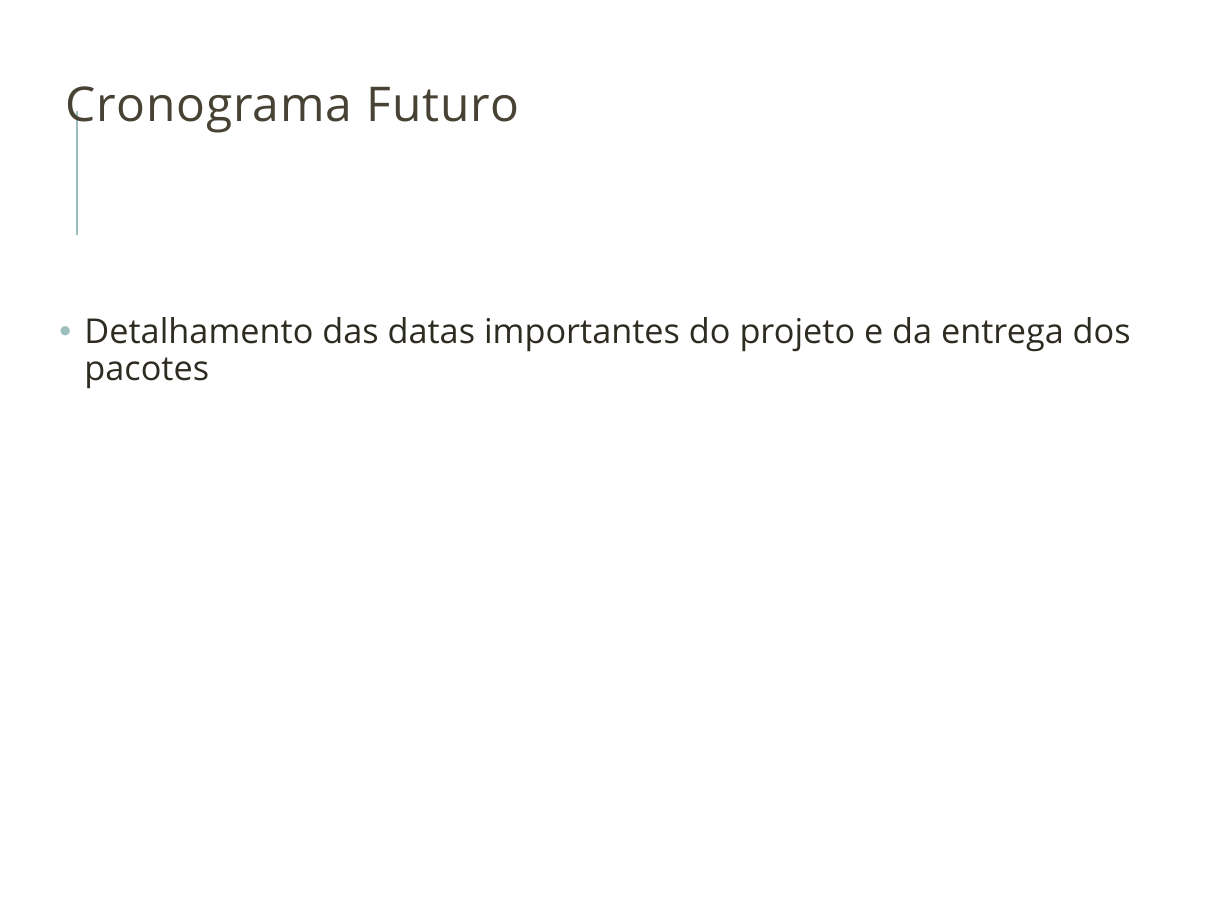
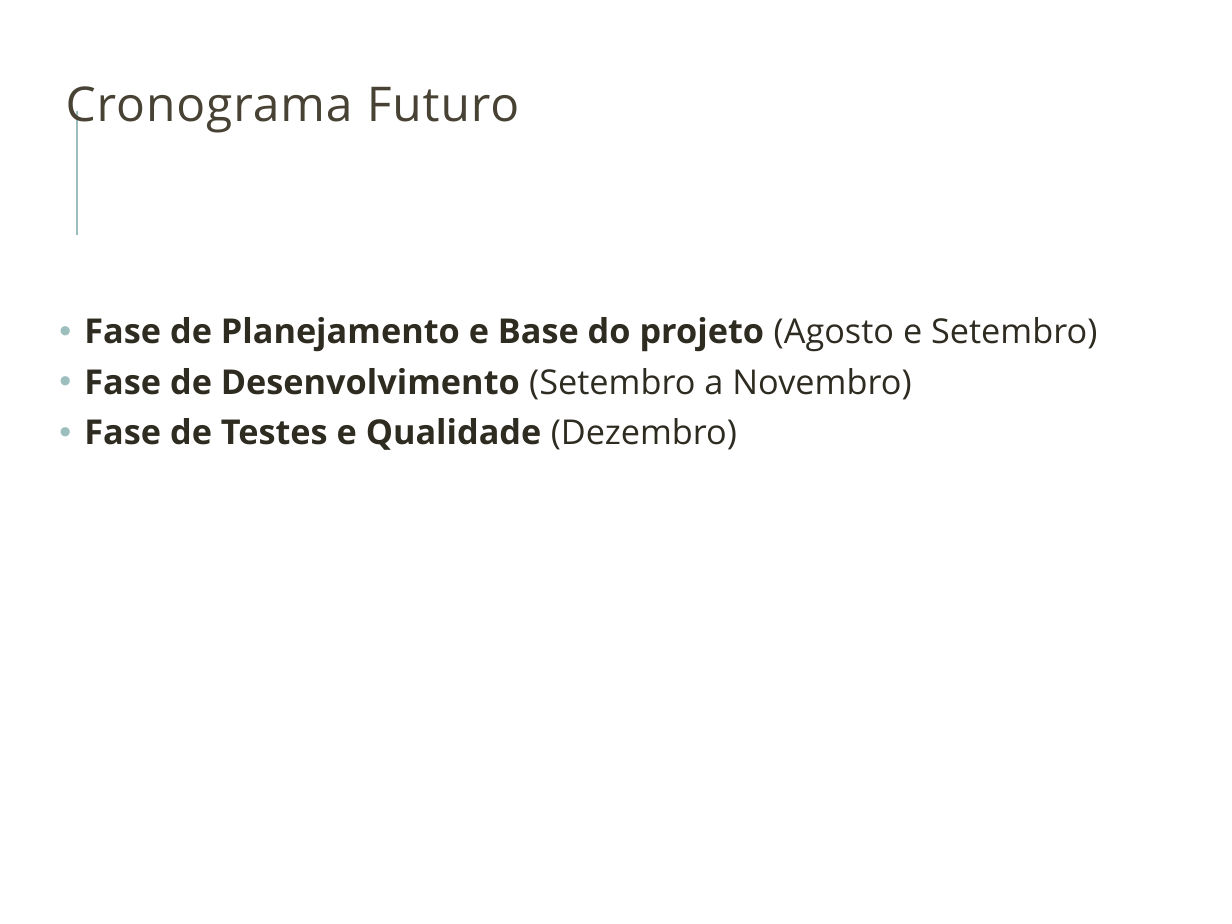
Before and after one commit to erik-tomelin/arborizacao_social, a slide deck: slide 17 of Template_defesa_tema.pptx (slide 12 before the commit). Drawn at 1232x924 pixels with LibreOffice and Linux fonts; fonts in the diff are those of the drawing; background and template pictures are left out. Boxes give left, top, right and bottom in pixels: in the first picture for what was removed or moved away, otherwise in the second. Text is boxed around its words. In the diff, an @@ line names an element or a change of style, - is before the commit and + after.

```diff
--- a/Template_defesa_tema.pptx
+++ b/Template_defesa_tema.pptx
@@ text at (84,317,1097,450): text changed; bold on @@
-• Detalhamento das datas importantes do projeto e da entrega dos pacotes
+• Fase de Planejamento e Base do projeto (Agosto e Setembro)
+• Fase de Desenvolvimento (Setembro a Novembro)
+• Fase de Testes e Qualidade (Dezembro)
```
Also in this commit, not shown: 4 other slides changed, 6 slides added, 1 slide removed.
